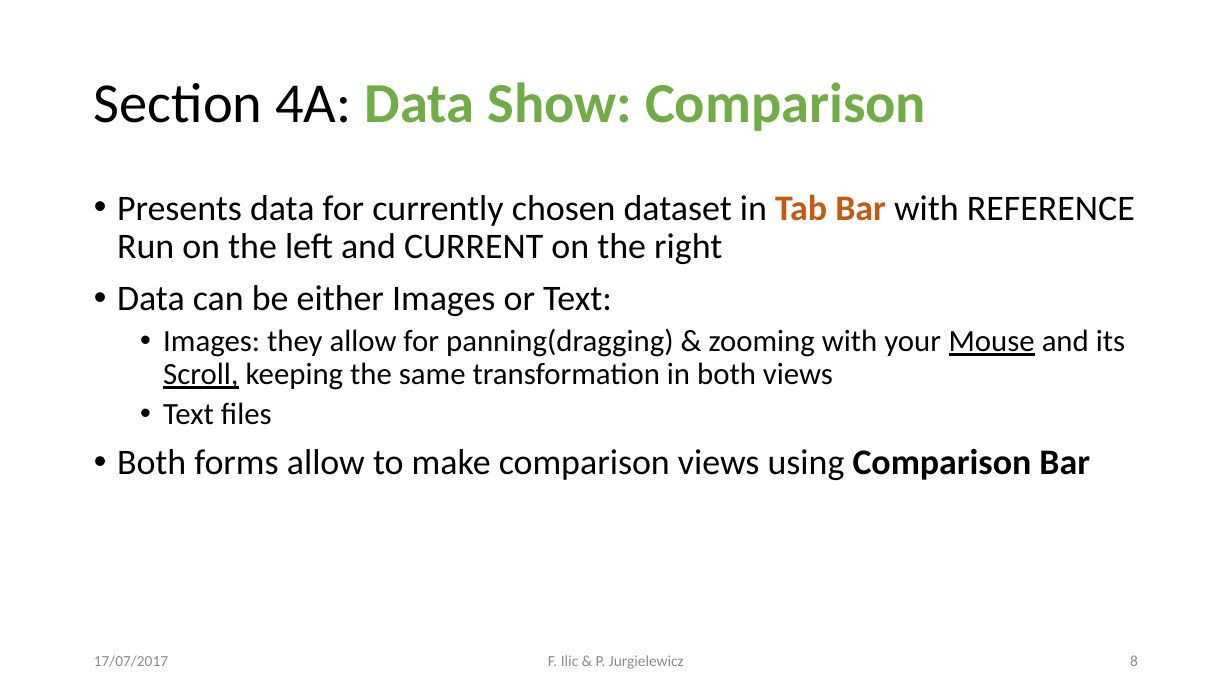
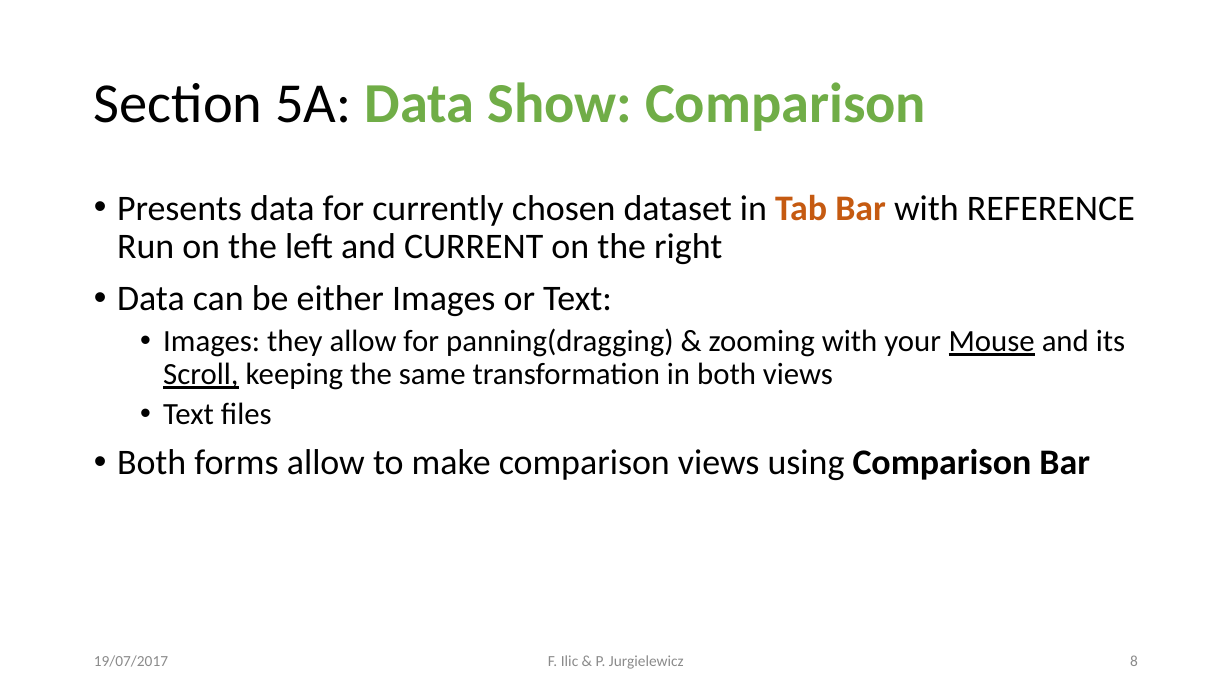
Before and after one commit to sroychow/cmsTrackerMaps, a slide deck: slide 8 of doc/tkmap_manual.pptx. Drawn at 1232x693 pixels with LibreOffice and Linux fonts; fonts in the diff are those of the drawing. Boxes give left, top, right and bottom in pixels: in the first picture for what was removed or moved away, otherwise in the second. Text is boxed around its words. In the diff, an @@ line names an element or a change of style, - is before the commit and + after.

```diff
--- a/doc/tkmap_manual.pptx
+++ b/doc/tkmap_manual.pptx
@@ title at [94, 82, 926, 131]: text changed @@
-Section 4A: Data Show: Comparison
+Section 5A: Data Show: Comparison
@@ text at [94, 655, 168, 667]: text changed @@
-17/07/2017
+19/07/2017
```
Also in this commit, not shown: 12 other slides changed, 6 other files.
